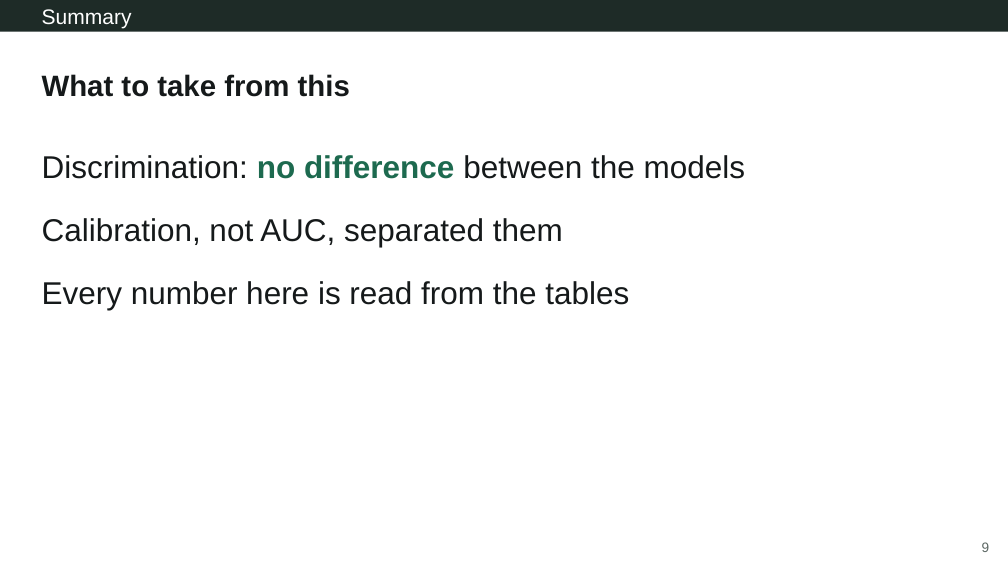
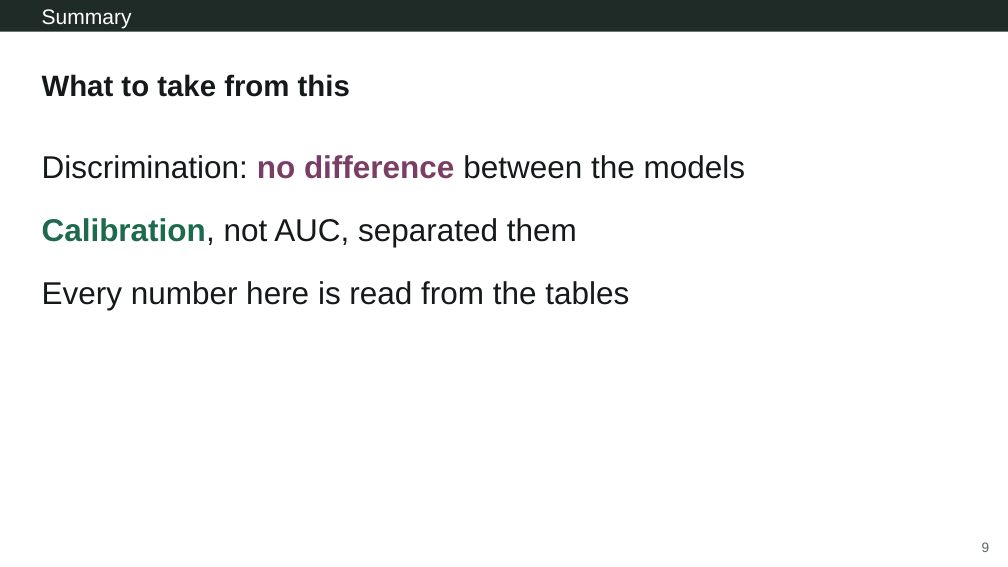
Before and after one commit to Aperivue/medsci-skills, a slide deck: slide 9 of demo/01_wisconsin_bc/presentation/demo1_wisconsin_bc.pptx. Drawn at 1008x567 pixels with LibreOffice and Linux fonts; fonts in the diff are those of the drawing. Boxes give left, top, right and bottom in pixels: in the first picture for what was removed or moved away, otherwise in the second. Text is boxed around its words. In the diff, an @@ line names an element or a change of style, - is before the commit and + after.

```diff
--- a/demo/01_wisconsin_bc/presentation/demo1_wisconsin_bc.pptx
+++ b/demo/01_wisconsin_bc/presentation/demo1_wisconsin_bc.pptx
@@ text at <box>42,155,745,247</box>: text colour #1D6A4F to #7A3E65 in "no difference"; text colour #15191A to #1D6A4F, bold on in "Calibration," @@
```
Also in this commit, not shown: 1 other slide changed, 16 other files.
